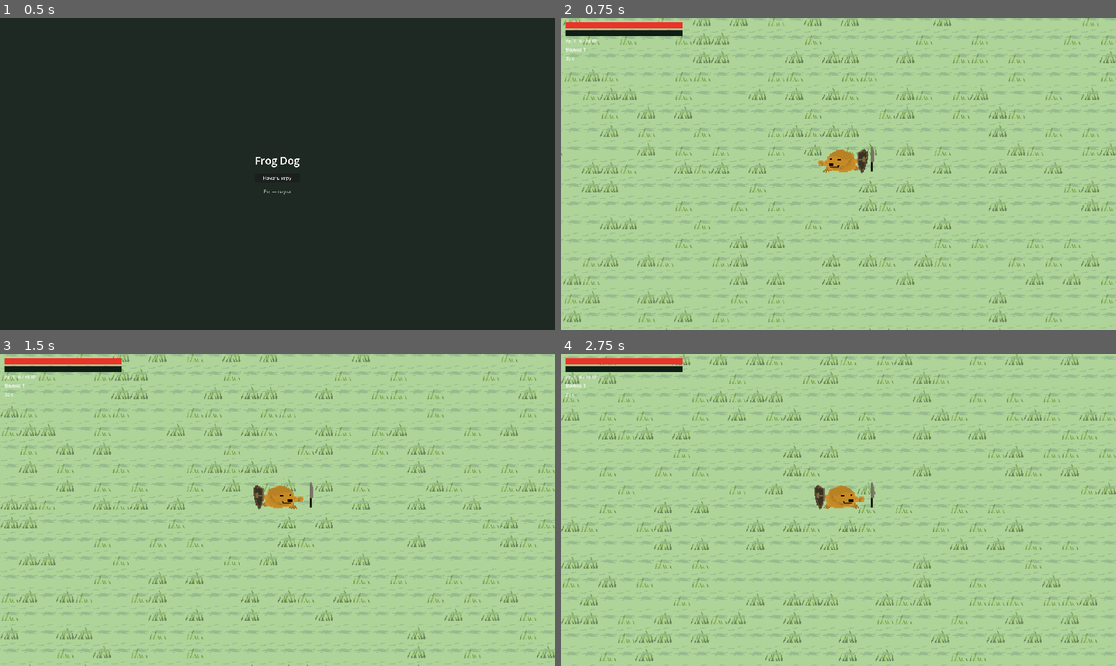
Above: before the commit, frames 1-4 (two rows, left to right).
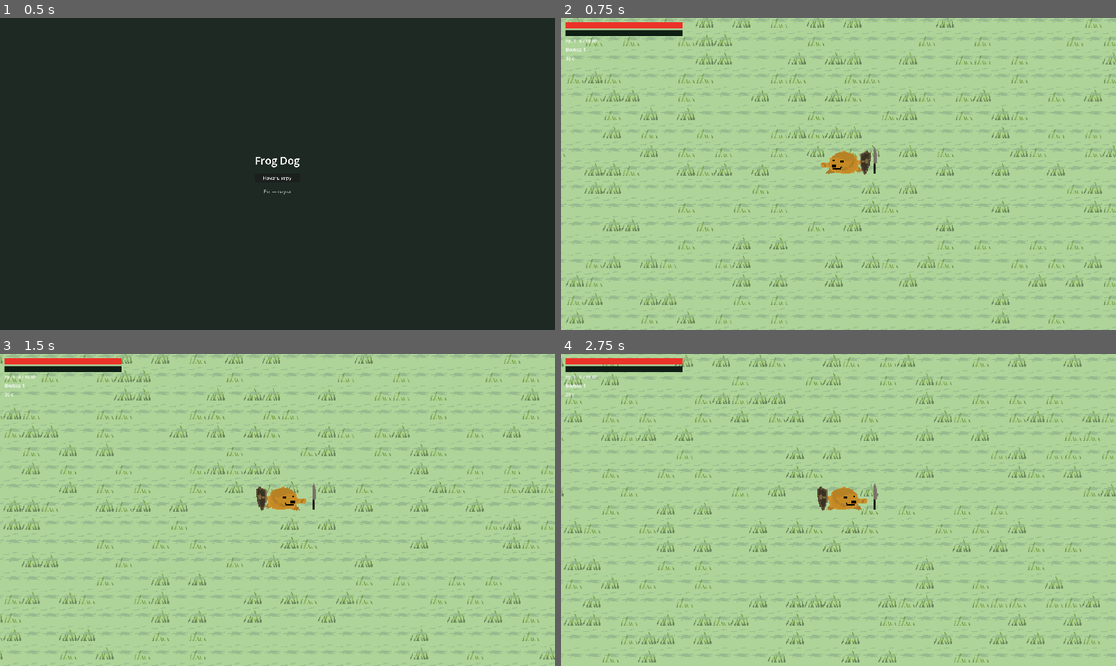
Above: after the commit, the same moments.

Repository: abobavchanel-droid/froge-doge
Game: Godot game, scene res://tscn/main.tscn
Two runs of this game, one before a commit and one after it. Both use one fixed random seed, a clock stepped at 60 frames per second and the inputs below.
Inputs:
- Up to frame 1 (0.5 s): no input
- Up to frame 2 (0.75 s): click "Начать игру" at 0.5 s
- Up to frame 3 (1.5 s): hold D (move_right) from 1.28 s (still down)
- Up to frame 4 (2.75 s): release D (move_right) at 2.03 s; hold S (move_down) from 2.03 s (still down)

Frame 1 is identical in both runs. In frame 2, 18% of the frame differs, in the area x 0-100%, y 0-100%; in frame 3, 18%; in frame 4, 18%.

Commit message:
feat: camera window for player

Diff:
--- a/tscn/player.tscn
+++ b/tscn/player.tscn
@@ -120,6 +120,15 @@
 limit_top = 4
 limit_right = 3840
 limit_bottom = 2160
+limit_smoothed = true
+position_smoothing_speed = 1.555
+rotation_smoothing_speed = 350.0
+drag_horizontal_enabled = true
+drag_vertical_enabled = true
+drag_left_margin = 0.01
+drag_top_margin = 0.01
+drag_right_margin = 0.01
+drag_bottom_margin = 0.01
 
 [node name="CollisionShape2D" type="CollisionShape2D" parent="." unique_id=460802084]
 position = Vector2(0.33333334, -12.333334)
